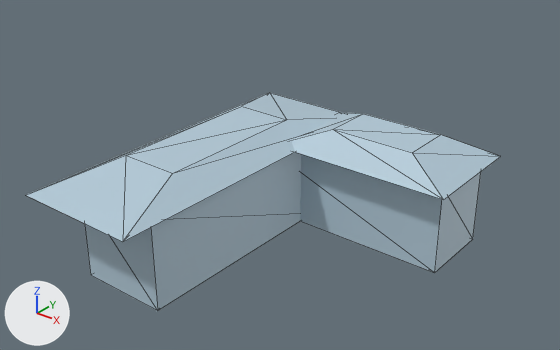
The glTF model models/Housing6Nav.glb: old version first, new version second.
Both versions are drawn from a camera (50 mm lens) standing at (10.14, -10.67, 8.78) and looking at (1.13, 0.6, 1.8). The axes (+X, +Y, +Z) are drawn at lower left. The lights are the same throughout. The first picture is the older version. Mesh edges are drawn as thin lines.

Script lines for the objects in view, before the commit:
```python
me_cube_023 = bpy.data.meshes.new('Cube.023')
me_cube_023.from_pydata(...)  # a box spanning x -1.0..1.0, y -1.0..1.0, z -1.0..1.0
me_cube_023.materials.append(mat_material_022)  # blue #b4cbd9
me_cube_024 = bpy.data.meshes.new('Cube.024')
me_cube_024.from_pydata(...)  # a box spanning x -2.74..2.74, y -0.88..0.88, z -0.99..0.99
me_cube_024.materials.append(mat_material_023)  # blue #b4cbd9
me_cube_025 = bpy.data.meshes.new('Cube.025')
me_cube_025.from_pydata(...)  # 8 vertices, 12 faces; spans x -1.41..1.41, y -3.72..3.72, z -0.18..0.18
me_cube_025.materials.append(mat_material_024)  # blue #b4cbd9
me_cube_026 = bpy.data.meshes.new('Cube.026')
me_cube_026.from_pydata(...)  # 8 vertices, 12 faces; spans x -1.75..1.75, y -0.98..0.98, z -0.16..0.16
me_cube_026.materials.append(mat_material_025)  # blue #b4cbd9
ob_cube = bpy.data.objects.new('Cube', me_cube_023)
ob_cube.location = (-0.41, 0.0, 0.9)
ob_cube.scale = (1.0, 2.5, 1.0)
ob_cube_001 = bpy.data.objects.new('Cube.001', me_cube_024)
ob_cube_001.location = (1.37, 2.9, 0.89)
ob_cube_002 = bpy.data.objects.new('Cube.002', me_cube_025)
ob_cube_002.location = (-0.62, 0.4, 2.08)
ob_cube_003 = bpy.data.objects.new('Cube.003', me_cube_026)
ob_cube_003.location = (2.28, 2.82, 2.11)
ob_cube_003.scale = (1.2, 1.3, 1.4)
```
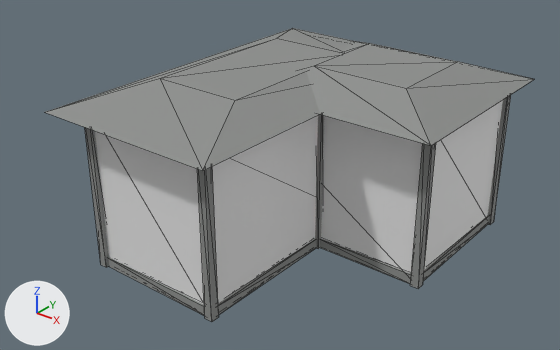
Commit message: Housing models update

Location of each change, (x1, y1, x2, y2) in pixels of the pictures (560 x 350 px):
'Cube.002', recoloured, moved, rescaled: before (26, 93, 339, 242); after (45, 28, 353, 171)
'Cube', recoloured, moved, rescaled: before (84, 152, 301, 311); after (95, 115, 318, 304)
'Cube.003', recoloured, moved, rescaled: before (292, 112, 501, 200); after (300, 41, 534, 146)
'Cube.001', recoloured, moved, rescaled: before (300, 154, 481, 273); after (321, 100, 503, 273)
'Gray corner column.001', added: after (197, 167, 218, 322)
'Gray corner column.003', added: after (410, 143, 436, 289)
'Gray corner column', added: after (85, 127, 109, 267)
'Gray lower wall trim.001', added: after (218, 239, 317, 315)
'Gray lower wall trim', added: after (107, 257, 205, 316)
'Gray lower wall trim.002', added: after (320, 238, 411, 284)
'Gray corner column.004', added: after (488, 95, 511, 225)
'Gray corner column.002', added: after (315, 114, 324, 249)
'Gray lower wall trim.003', added: after (423, 215, 489, 281)

The change, as a diff of the scene's bpy script:
```diff
--- a/models/Housing6Nav.glb.py
+++ b/models/Housing6Nav.glb.py
@@ me_cube_023 @@
 me_cube_023.from_pydata(...)  # 8 vertices, 12 faces; spans x -1.0..1.0, y -1.0..1.0, z -1.0..1.0
-me_cube_023.materials.append(mat_material_022)  # blue #b4cbd9
@@ me_cube_024 @@
 me_cube_024.from_pydata(...)  # 8 vertices, 12 faces; spans x -2.74..2.74, y -0.88..0.88, z -0.99..0.99
-me_cube_024.materials.append(mat_material_023)  # blue #b4cbd9
@@ me_cube_025 @@
 me_cube_025.from_pydata(...)  # 8 vertices, 12 faces; spans x -1.41..1.41, y -3.72..3.72, z -0.18..0.18
-me_cube_025.materials.append(mat_material_024)  # blue #b4cbd9
+me_cube_025.materials.append(mat_roof_columns_and_lower_wall_gray__8e908e)  # grey #8e908e
@@ me_cube_026 @@
 me_cube_026.from_pydata(...)  # 8 vertices, 12 faces; spans x -1.75..1.75, y -0.98..0.98, z -0.16..0.16
-me_cube_026.materials.append(mat_material_025)  # blue #b4cbd9
+me_cube_026.materials.append(mat_roof_columns_and_lower_wall_gray__8e908e)  # grey #8e908e
@@ ob_cube @@
 ob_cube = bpy.data.objects.new('Cube', me_cube_023)
-ob_cube.location = (-0.41, 0.0, 0.9)
-ob_cube.scale = (1.0, 2.5, 1.0)
+ob_cube.location = (0.15, 0.39, 1.76)
+ob_cube.scale = (1.5, 2.5, 1.75)
@@ ob_cube_001 @@
 ob_cube_001 = bpy.data.objects.new('Cube.001', me_cube_024)
-ob_cube_001.location = (1.37, 2.9, 0.89)
+ob_cube_001.location = (1.37, 2.9, 1.75)
+ob_cube_001.scale = (1.0, 1.88, 1.77)
@@ ob_cube_002 @@
 ob_cube_002 = bpy.data.objects.new('Cube.002', me_cube_025)
-ob_cube_002.location = (-0.62, 0.4, 2.08)
+ob_cube_002.location = (0.17, 1.08, 3.65)
+ob_cube_002.scale = (1.46, 1.03, 1.0)
@@ ob_cube_003 @@
 ob_cube_003 = bpy.data.objects.new('Cube.003', me_cube_026)
-ob_cube_003.location = (2.28, 2.82, 2.11)
-ob_cube_003.scale = (1.2, 1.3, 1.4)
+ob_cube_003.location = (2.28, 2.64, 3.68)
+ob_cube_003.scale = (1.31, 2.26, 1.4)
@@ ob_gray_lower_wall_trim_003 @@
+ob_gray_lower_wall_trim_003 = bpy.data.objects.new('Gray lower wall trim.003', me_cube_013)  # a box spanning x -0.04..0.04, y -1.65..1.65, z -0.11..0.11; in mat_roof_columns_and_lower_wall_gray__8e908e (grey #8e908e)
+ob_gray_lower_wall_trim_003.location = (4.11, 2.9, 0.11)
@@ ob_gray_lower_wall_trim_002 @@
+ob_gray_lower_wall_trim_002 = bpy.data.objects.new('Gray lower wall trim.002', me_cube_012)  # a box spanning x -1.23..1.23, y -0.04..0.04, z -0.11..0.11; in mat_roof_columns_and_lower_wall_gray__8e908e (grey #8e908e)
+ob_gray_lower_wall_trim_002.location = (2.88, 1.25, 0.11)
@@ ob_gray_lower_wall_trim_001 @@
+ob_gray_lower_wall_trim_001 = bpy.data.objects.new('Gray lower wall trim.001', me_cube_011)  # a box spanning x -0.04..0.04, y -1.68..1.68, z -0.11..0.11; in mat_roof_columns_and_lower_wall_gray__8e908e (grey #8e908e)
+ob_gray_lower_wall_trim_001.location = (1.65, -0.43, 0.11)
@@ ob_gray_lower_wall_trim @@
+ob_gray_lower_wall_trim = bpy.data.objects.new('Gray lower wall trim', me_cube_010)  # a box spanning x -1.5..1.5, y -0.04..0.04, z -0.11..0.11; in mat_roof_columns_and_lower_wall_gray__8e908e (grey #8e908e)
+ob_gray_lower_wall_trim.location = (0.15, -2.11, 0.11)
@@ ob_gray_corner_column_004 @@
+ob_gray_corner_column_004 = bpy.data.objects.new('Gray corner column.004', me_cube_007)  # a box spanning x -0.09..0.09, y -0.09..0.09, z -1.75..1.75; in mat_roof_columns_and_lower_wall_gray__8e908e (grey #8e908e)
+ob_gray_corner_column_004.location = (4.11, 4.55, 1.75)
@@ ob_gray_corner_column_003 @@
+ob_gray_corner_column_003 = bpy.data.objects.new('Gray corner column.003', me_cube_007.copy())
+ob_gray_corner_column_003.location = (4.11, 1.25, 1.75)
@@ ob_gray_corner_column_002 @@
+ob_gray_corner_column_002 = bpy.data.objects.new('Gray corner column.002', me_cube_007.copy())
+ob_gray_corner_column_002.location = (1.65, 1.25, 1.75)
@@ ob_gray_corner_column_001 @@
+ob_gray_corner_column_001 = bpy.data.objects.new('Gray corner column.001', me_cube_007.copy())
+ob_gray_corner_column_001.location = (1.65, -2.11, 1.75)
@@ ob_gray_corner_column @@
+ob_gray_corner_column = bpy.data.objects.new('Gray corner column', me_cube_007.copy())
+ob_gray_corner_column.location = (-1.35, -2.11, 1.75)
```
